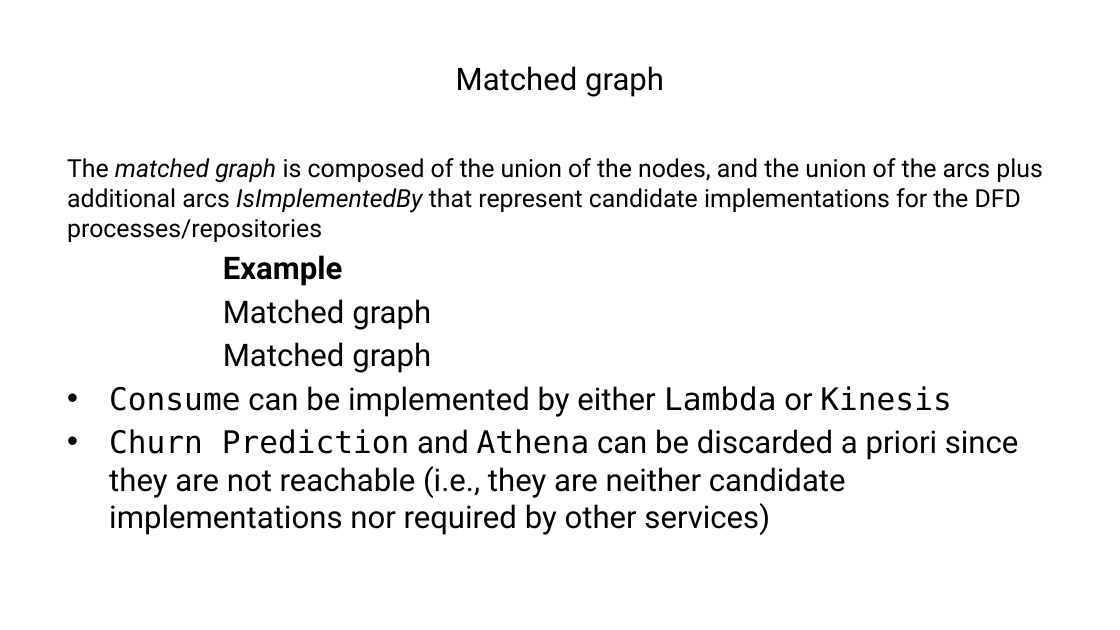
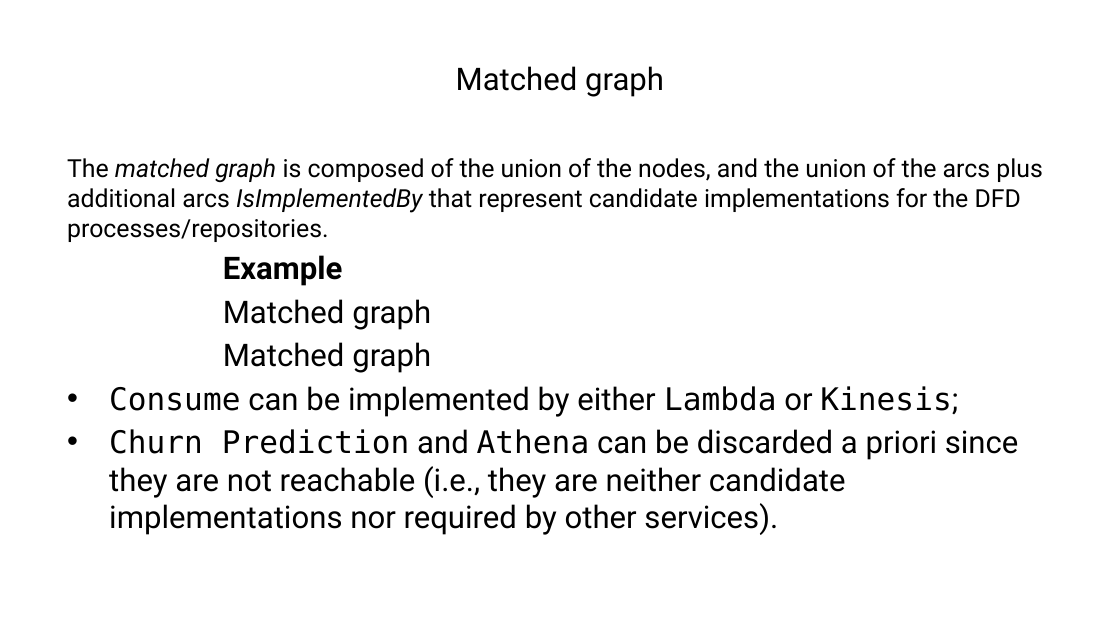
Before and after one commit to ManuelePasini/slides-markdown, a slide deck: slide 16 of dolap_2024_slides.pptx. Drawn at 1120x630 pixels with LibreOffice and Linux fonts; fonts in the diff are those of the drawing. Boxes give left, top, right and bottom in pixels: in the first picture for what was removed or moved away, otherwise in the second. Text is boxed around its words. In the diff, an @@ line names an element or a change of style, - is before the commit and + after.

```diff
--- a/dolap_2024_slides.pptx
+++ b/dolap_2024_slides.pptx
@@ text at [67, 158, 1043, 242]: text changed @@
-The matched graph is composed of the union of the nodes, and the union of the arcs plus additional arcs IsImplementedBy that represent candidate implementations for the DFD processes/repositories
+The matched graph is composed of the union of the nodes, and the union of the arcs plus additional arcs IsImplementedBy that represent candidate implementations for the DFD processes/repositories.
@@ text at [109, 386, 1019, 535]: text changed @@
-• Consume can be implemented by either Lambda or Kinesis
-• Churn Prediction and Athena can be discarded a priori since they are not reachable (i.e., they are neither candidate implementations nor required by other services)
+• Consume can be implemented by either Lambda or Kinesis;
+• Churn Prediction and Athena can be discarded a priori since they are not reachable (i.e., they are neither candidate implementations nor required by other services).
```
Also in this commit, not shown: 11 other slides changed, 2 other files.
